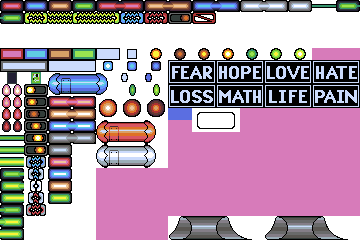
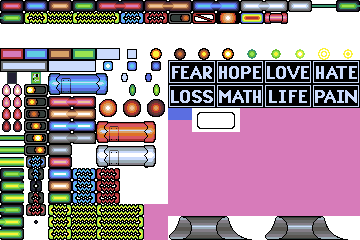
Before/after of a 360 x 240 layered artwork. What changed in the layer stack:
painted on "Pasted Layer copy" over box(23, 12, 360, 240)
